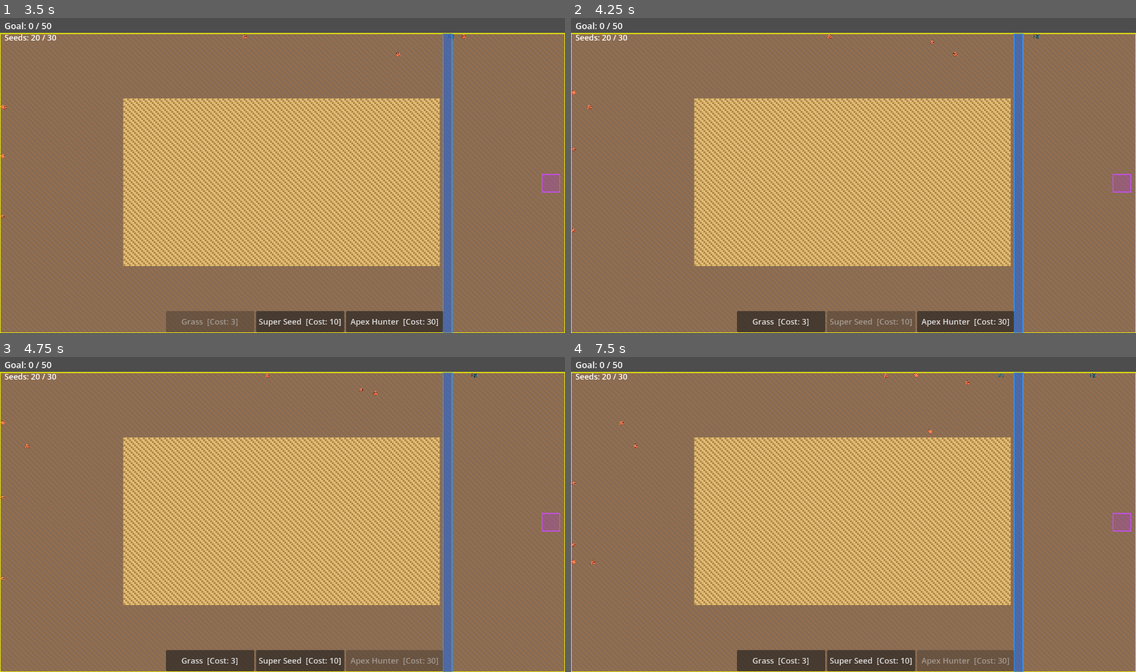
Above: before the commit, frames 1-4 (two rows, left to right).
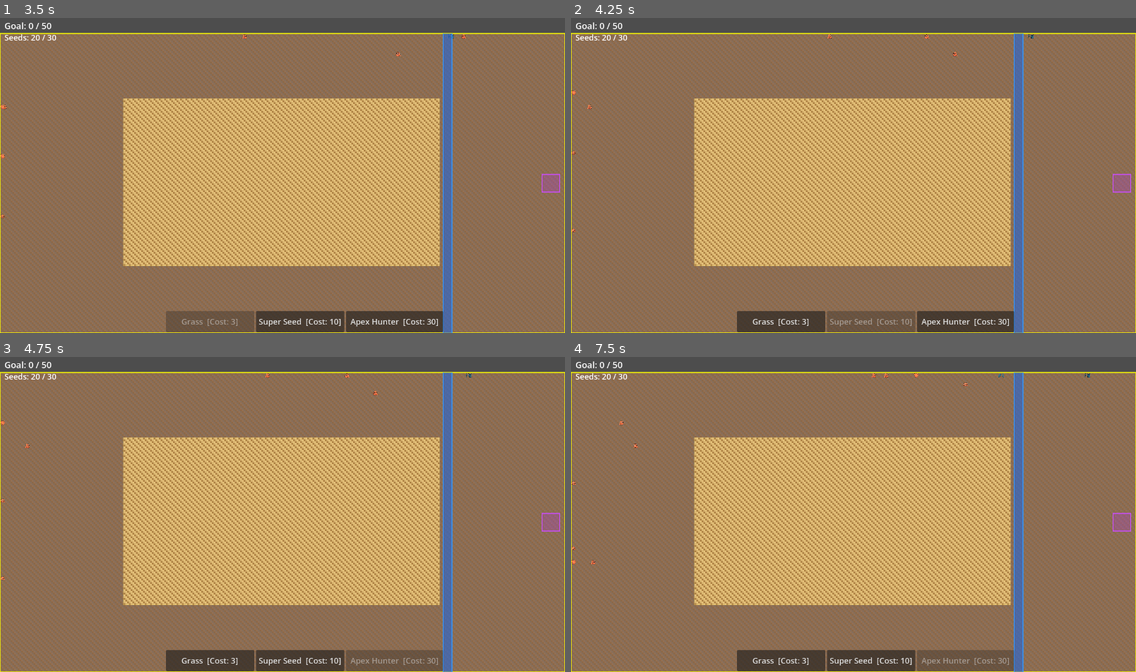
Above: after the commit, the same moments.

Repository: mamo1016/ecosystem-game
Game: Godot game, scene res://world.tscn
The game is run twice, just before and just after one commit, with the same random seed, the same clock (stepped at 60 frames per second) and the same inputs.
Inputs (mouse positions are in pixels of both pictures, inside the frame that each line leads up to):
- Up to frame 1 (3.5 s): click "Super Seed [Cost: 10]" at 0.5 s; click "Grass [Cost: 3]" at 1.25 s; click "Apex Hunter [Cost: 30]" at 2 s; click "Grass [Cost: 3]" at 2.75 s
- Up to frame 2 (4.25 s): click "Super Seed [Cost: 10]" at 3.5 s
- Up to frame 3 (4.75 s): click "Apex Hunter [Cost: 30]" at 4.25 s
- Up to frame 4 (7.5 s): click "Grass [Cost: 3]" at 5 s; click "Super Seed [Cost: 10]" at 5.75 s; click "Apex Hunter [Cost: 30]" at 6.5 s; move the mouse to (977, 498) at 7.27 s; click (977, 498) at 7.42 s

Frame 1 is identical in both runs. In frame 2, less than 0.1% of the frame differs, in the area x 0-83%, y 5-44%; in frame 3, less than 0.1%; in frame 4, less than 0.1%, in the area x 0-93%, y 5-62%.

Commit message:
Animals move 60% slower through river (random skip)
Co-Authored-By: Claude Sonnet 4.6 <noreply@anthropic.com>

Diff:
--- a/world.gd
+++ b/world.gd
@@ -584,6 +584,9 @@
 					plant_growth[poop] = 0
 
 			var moved = p.eating > 0  # stay still while eating
+			# River slows movement: 60% chance to skip move when in river
+			if not moved and _in_river(p.pos) and randf() < 0.6:
+				moved = true
 			if not moved:
 				# Scan all directions within VISION_RANGE for nearest plant
 				var scan_rect = Rect2i(p.pos.x - VISION_RANGE, p.pos.y - VISION_RANGE, p.size + VISION_RANGE * 2, p.size + VISION_RANGE * 2)
@@ -669,7 +672,10 @@
 				a.facing = DIRS.pick_random()
 
 			var moved = false
-			if best_p != null:
+			# River slows movement: 60% chance to skip move when in river
+			if _in_river(a.pos) and randf() < 0.6:
+				moved = true
+			if not moved and best_p != null:
 				var diff = best_p.pos - a.pos
 				var step = Vector2i()
 				if abs(diff.x) >= abs(diff.y): step = Vector2i(signi(diff.x), 0)
